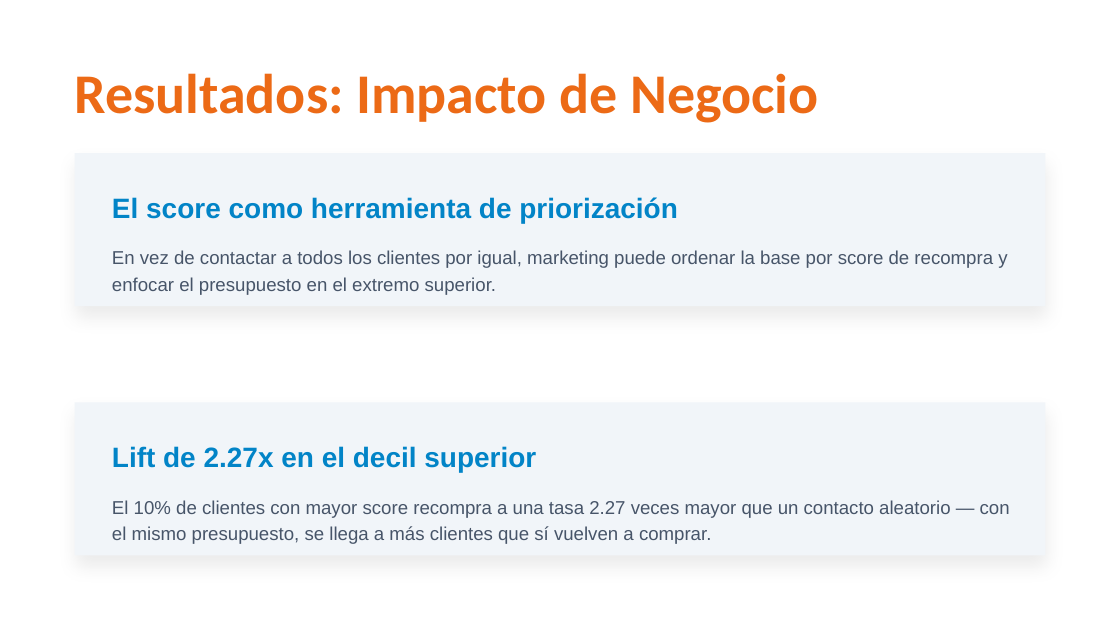
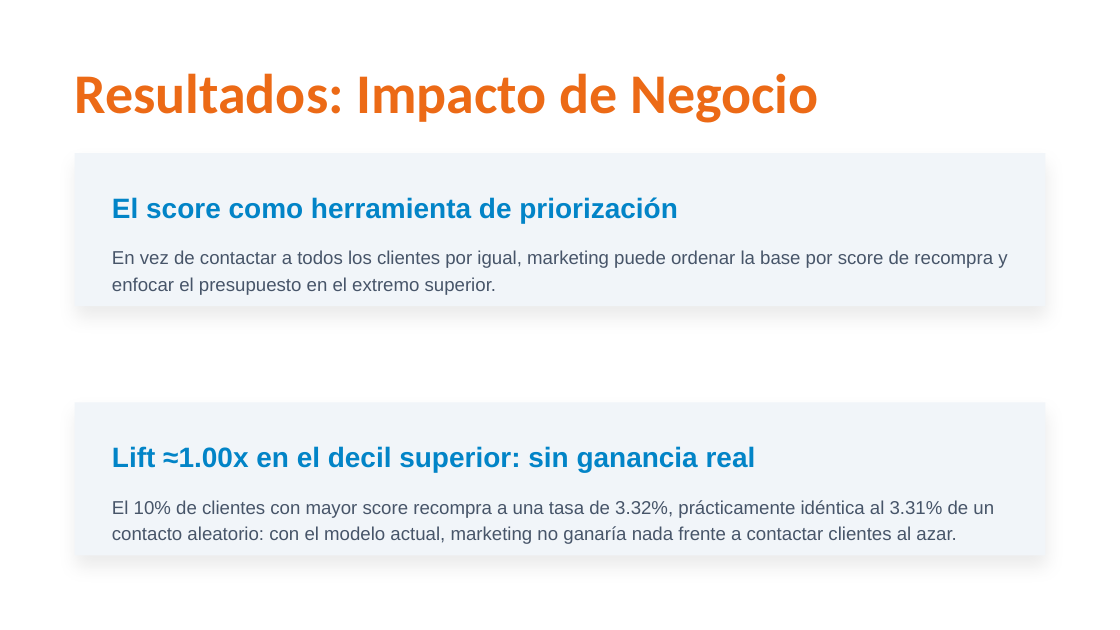
Before and after one commit to alexanderbaidal/ucg-olist-repeat-purchase-prediction, a slide deck: slide 14 of docs/Defensa_ShopMart_Olist.pptx. Drawn at 1120x630 pixels with LibreOffice and Linux fonts; fonts in the diff are those of the drawing; background and template pictures are left out. Boxes give left, top, right and bottom in pixels: in the first picture for what was removed or moved away, otherwise in the second. Text is boxed around its words. In the diff, an @@ line names an element or a change of style, - is before the commit and + after.

```diff
--- a/docs/Defensa_ShopMart_Olist.pptx
+++ b/docs/Defensa_ShopMart_Olist.pptx
@@ text at (x1=112, y1=446, x2=756, y2=472): text changed @@
-Lift de 2.27x en el decil superior
+Lift ≈1.00x en el decil superior: sin ganancia real
@@ text at (x1=112, y1=500, x2=994, y2=544): text changed @@
-El 10% de clientes con mayor score recompra a una tasa 2.27 veces mayor que un contacto aleatorio — con el mismo presupuesto, se llega a más clientes que sí vuelven a comprar.
+El 10% de clientes con mayor score recompra a una tasa de 3.32%, prácticamente idéntica al 3.31% de un contacto aleatorio: con el modelo actual, marketing no ganaría nada frente a contactar clientes al azar.
```
Also in this commit, not shown: 5 other slides changed, 24 other files.
